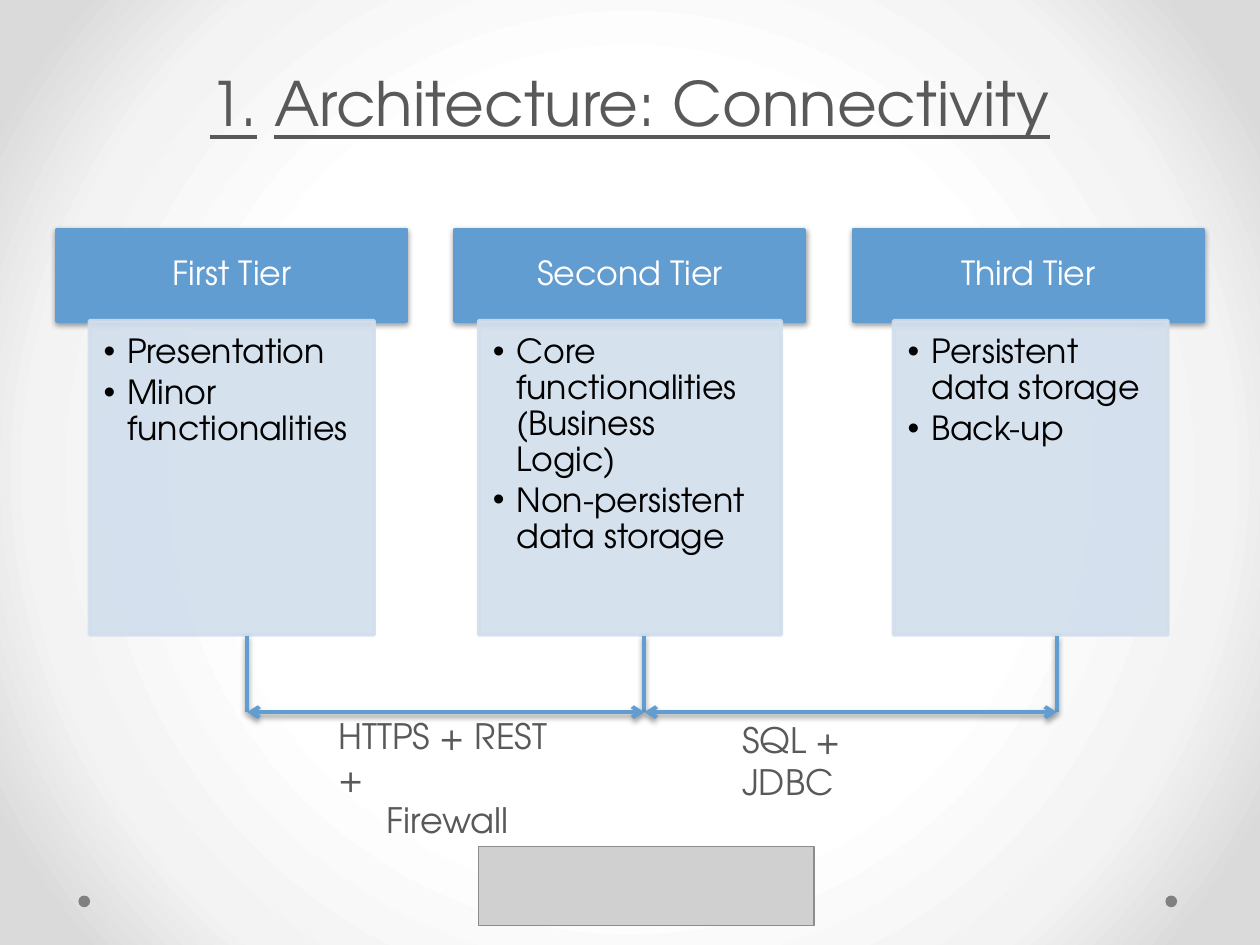
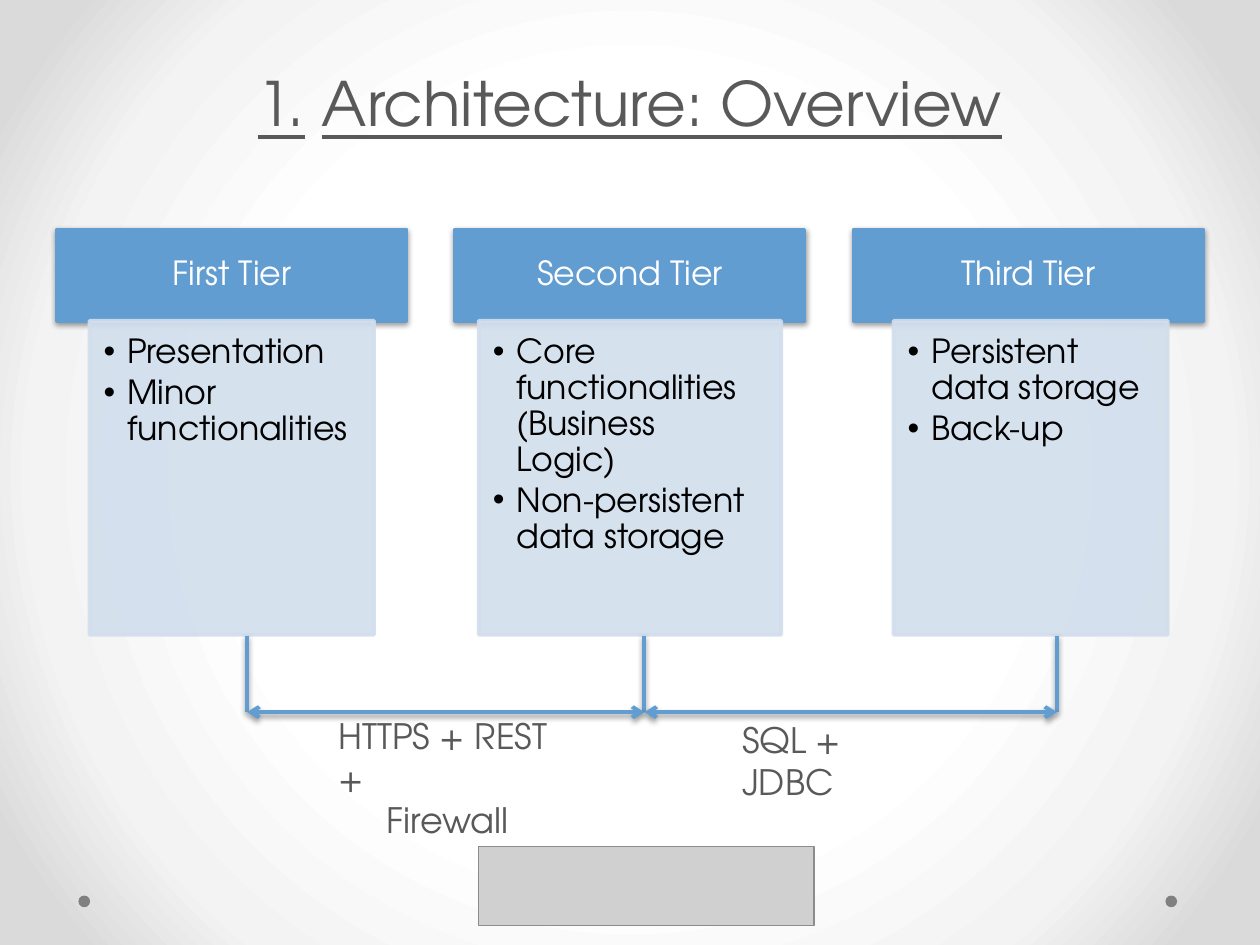
Before and after one commit to yangi92/SE2_PowerEnJoy, a slide deck: slide 7 of PP/PresentationDD.pptx (slide 6 before the commit). Drawn at 1260x945 pixels with LibreOffice and Linux fonts; fonts in the diff are those of the drawing; grey boxes stand for pictures. Boxes give left, top, right and bottom in pixels: in the first picture for what was removed or moved away, otherwise in the second. Text is boxed around its words. In the diff, an @@ line names an element or a change of style, - is before the commit and + after.

```diff
--- a/PP/PresentationDD.pptx
+++ b/PP/PresentationDD.pptx
@@ title at (x1=258, y1=80, x2=1002, y2=139): text changed @@
-1. Architecture: Connectivity
+1. Architecture: Overview
```
Also in this commit, not shown: 6 other slides changed, 4 slides added.
